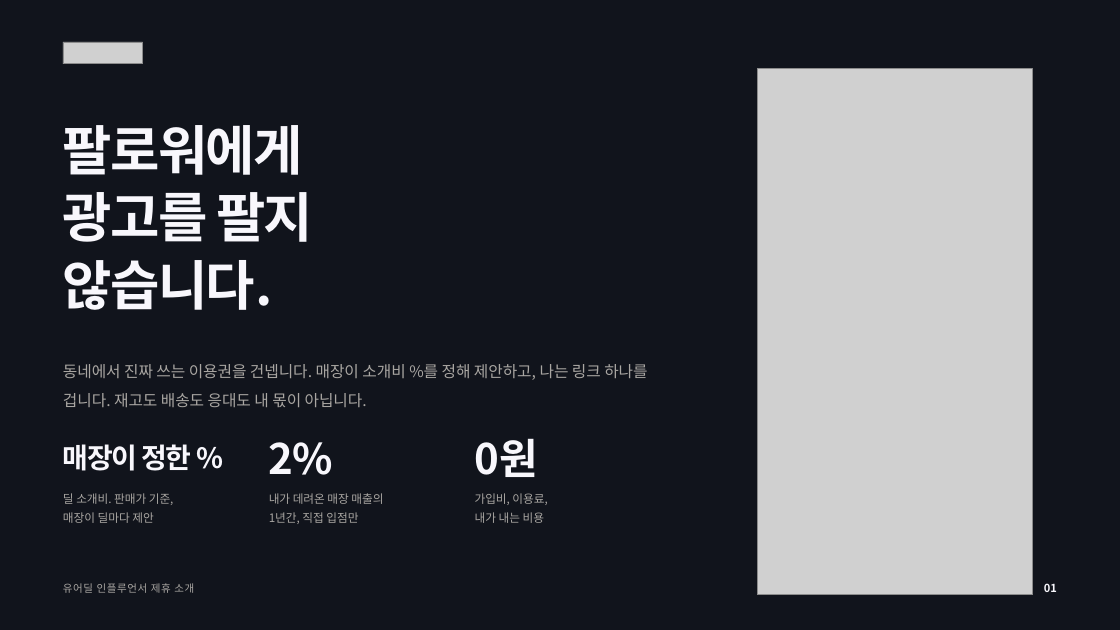
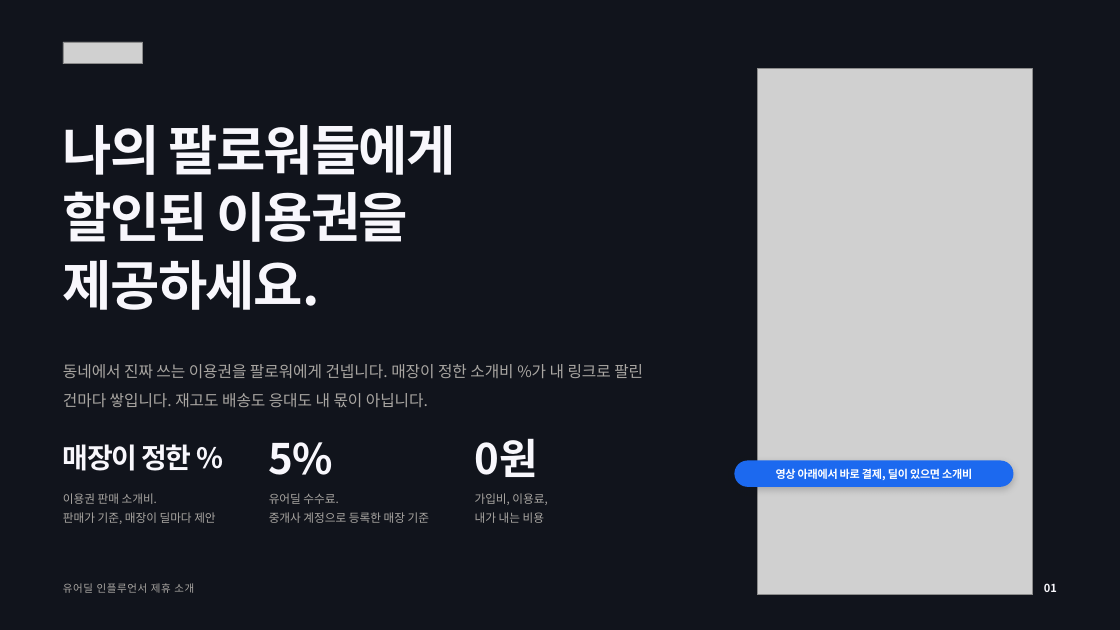
Before and after one commit to tobe2111/ur-live, a slide deck: slide 2 of docs/business/proposals/urdeal-influencer-deck.pptx. Drawn at 1120x630 pixels with LibreOffice and Linux fonts; fonts in the diff are those of the drawing; grey boxes stand for pictures. Boxes give left, top, right and bottom in pixels: in the first picture for what was removed or moved away, otherwise in the second. Text is boxed around its words. In the diff, an @@ line names an element or a change of style, - is before the commit and + after.

```diff
--- a/docs/business/proposals/urdeal-influencer-deck.pptx
+++ b/docs/business/proposals/urdeal-influencer-deck.pptx
@@ text at [63,125,456,310]: text changed @@
-팔로워에게
-광고를 팔지
-않습니다.
+나의 팔로워들에게
+할인된 이용권을
+제공하세요.
@@ text at [63,364,643,407]: text changed @@
-동네에서 진짜 쓰는 이용권을 건넵니다. 매장이 소개비 %를 정해 제안하고, 나는 링크 하나를 겁니다. 재고도 배송도 응대도 내 몫이 아닙니다.
+동네에서 진짜 쓰는 이용권을 팔로워에게 건넵니다. 매장이 정한 소개비 %가 내 링크로 팔린 건마다 쌓입니다. 재고도 배송도 응대도 내 몫이 아닙니다.
@@ text at [269,442,333,475]: text changed @@
-2%
+5%
@@ rounded rectangle added at [735,461,1013,486], fill #1C69EF, outline #1C69EF 1 pt @@
@@ text added at [776,468,972,480], 9.5 pt, text #FFFFFF, bold @@
+영상 아래에서 바로 결제, 딜이 있으면 소개비
@@ text at [63,493,215,524]: text changed @@
-딜 소개비. 판매가 기준,
-매장이 딜마다 제안
+이용권 판매 소개비.
+판매가 기준, 매장이 딜마다 제안
@@ text at [269,493,429,523]: text changed @@
-내가 데려온 매장 매출의
-1년간, 직접 입점만
+유어딜 수수료.
+중개사 계정으로 등록한 매장 기준
```
Also in this commit, not shown: 19 other slides changed, 9 other files.
